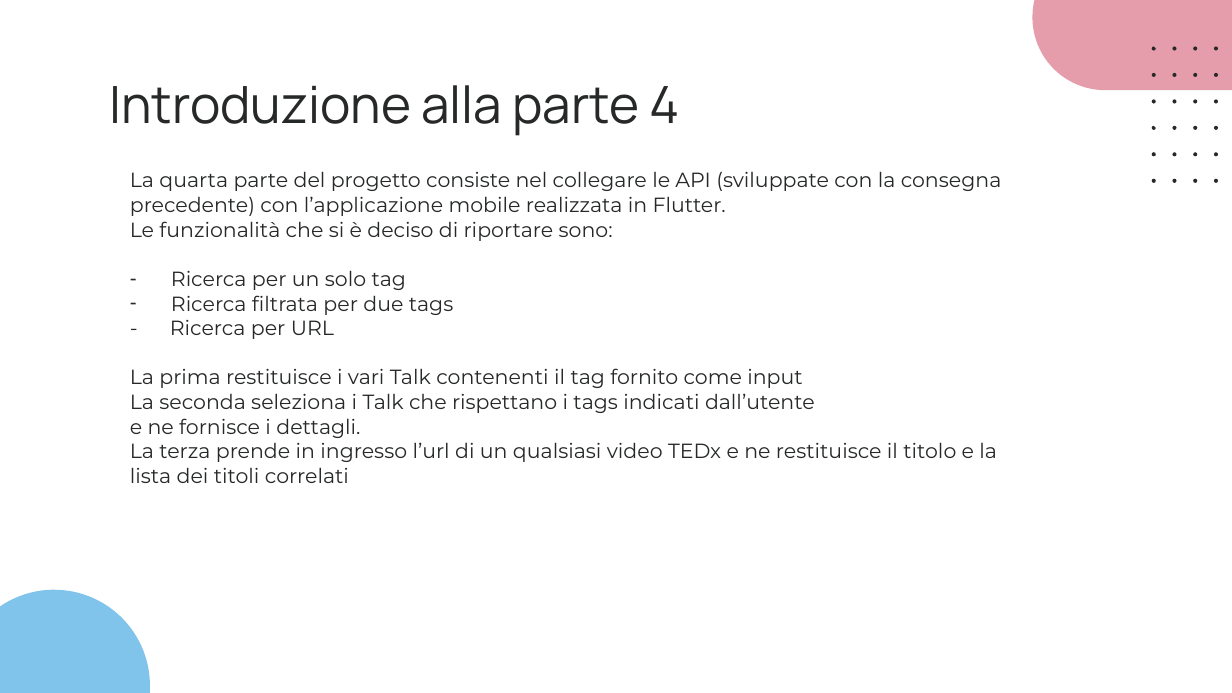
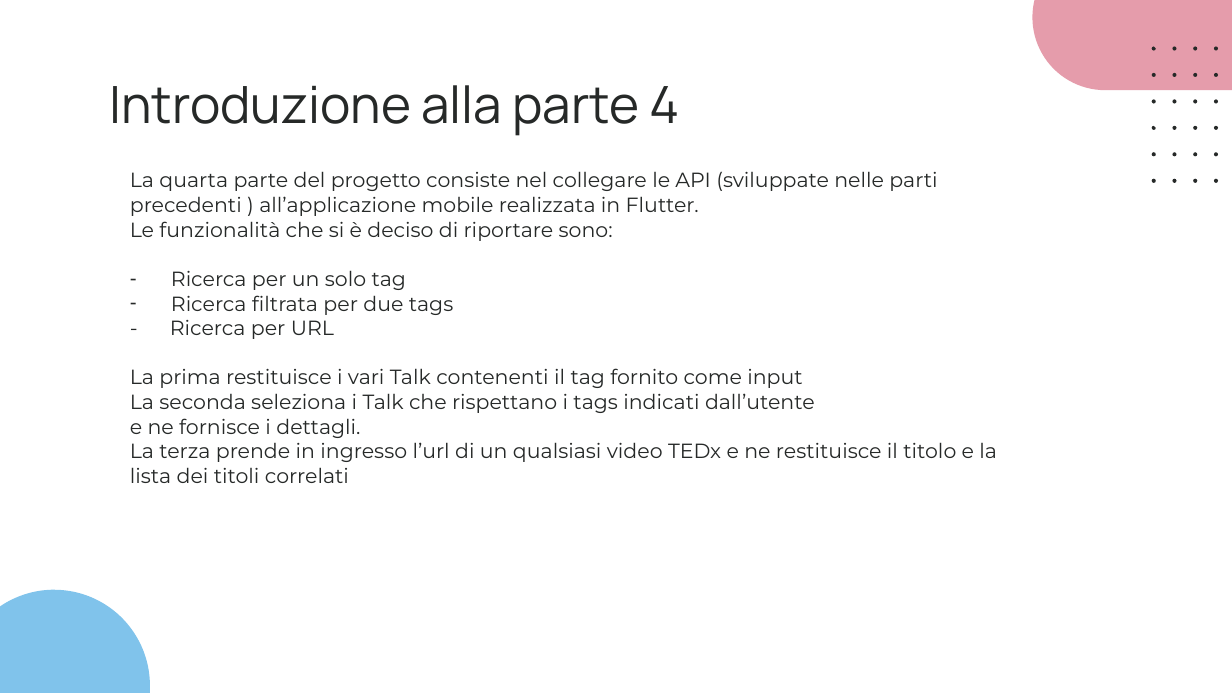
Before and after one commit to slocatelli30/CommuniTEDx, a slide deck: slide 41 of Progetto4.0/CommuniTEDx_4.0.pptx. Drawn at 1232x693 pixels with LibreOffice and Linux fonts; fonts in the diff are those of the drawing. Boxes give left, top, right and bottom in pixels: in the first picture for what was removed or moved away, otherwise in the second. Text is boxed around its words. In the diff, an @@ line names an element or a change of style, - is before the commit and + after.

```diff
--- a/Progetto4.0/CommuniTEDx_4.0.pptx
+++ b/Progetto4.0/CommuniTEDx_4.0.pptx
@@ text at box(130, 171, 937, 216): text changed @@
-La quarta parte del progetto consiste nel collegare le API (sviluppate con la consegna precedente) con l’applicazione mobile realizzata in Flutter.
+La quarta parte del progetto consiste nel collegare le API (sviluppate nelle parti precedenti ) all’applicazione mobile realizzata in Flutter.
```
Also in this commit, not shown: 7 other slides changed, 2 slides added, 1 other file.
